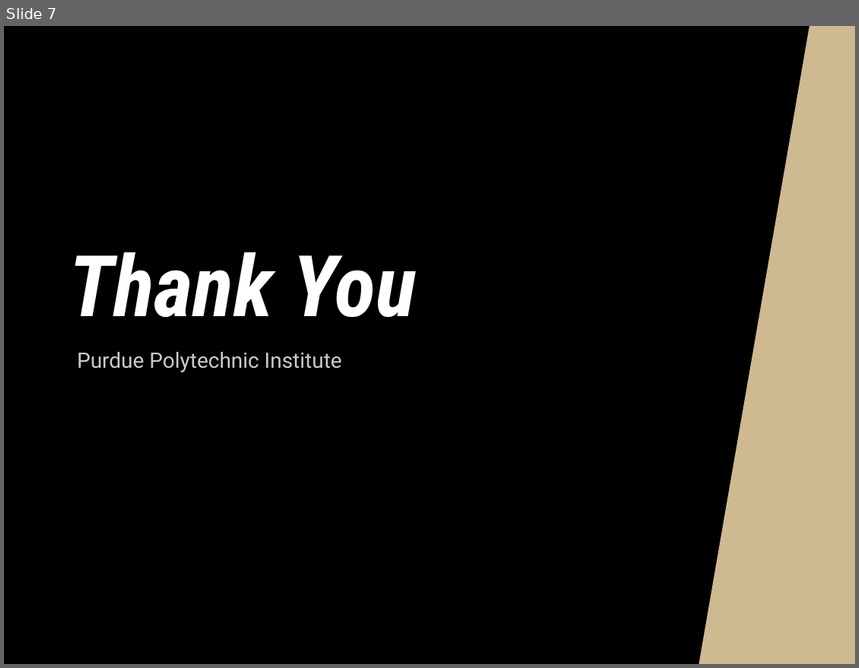
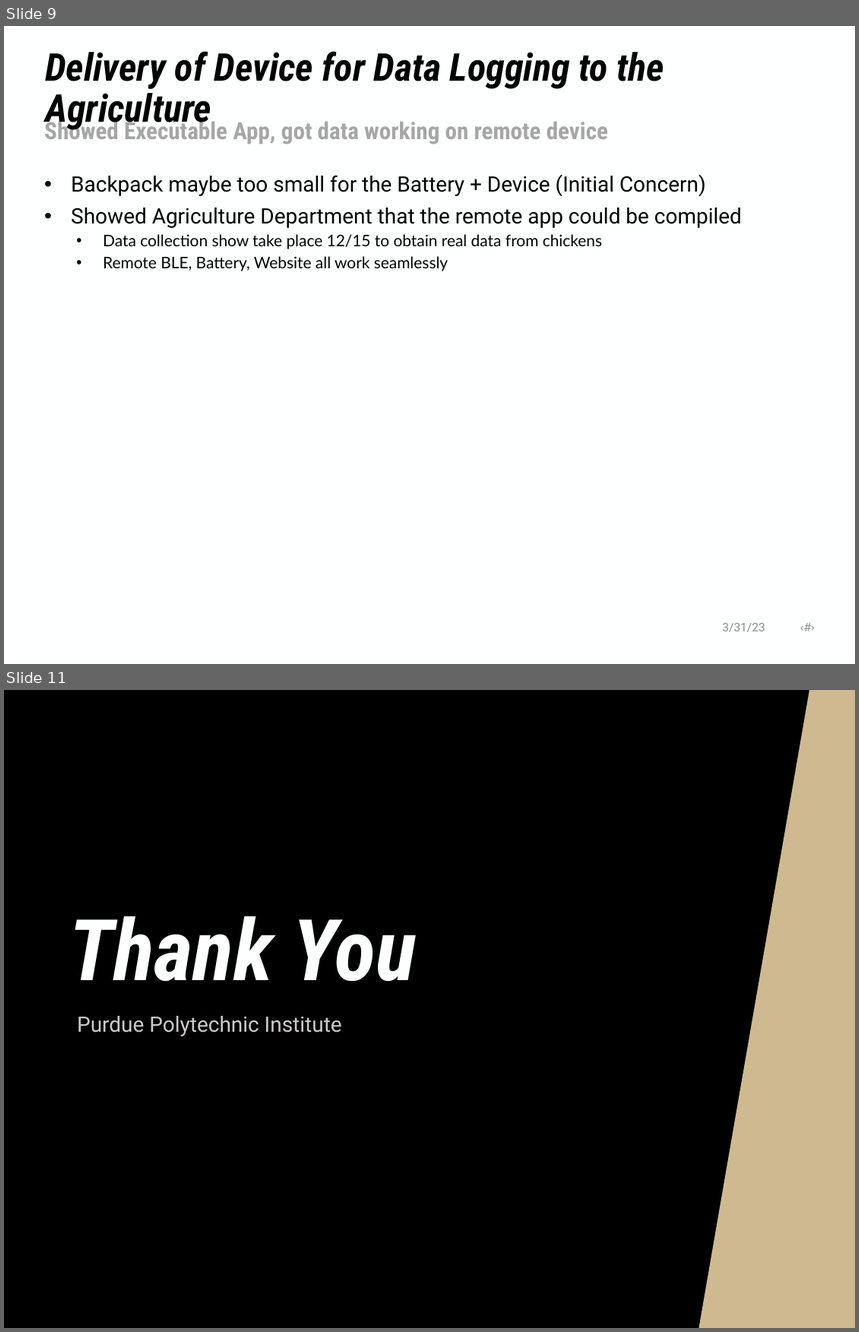
Before and after one commit to NHuang58/Biomedical_Device_PCB, a slide deck: Documentation/Slides/Week_16.pptx. Shown one above the other, each under a label of ours: slide 7 before the commit, slides 9 and 11 after it; the slides between them are not shown. The pictures are 859x668 and 859x1332 pixels, drawn with LibreOffice and Linux fonts; fonts in the diff are those of the drawing; background and template pictures are left out. Boxes give left, top, right and bottom in pixels: in the first picture for what was removed or moved away, otherwise in the second. Text is boxed around its words. In the diff, an @@ line names an element or a change of style, - is before the commit and + after.

```diff
--- a/Documentation/Slides/Week_16.pptx
+++ b/Documentation/Slides/Week_16.pptx
@@ slide 9 added at (4, 26, 855, 664), background #FEFFFF @@
@@ title added at (45, 51, 664, 131), 32.4 pt, text #000000, bold, italic @@
+Delivery of Device for Data Logging to the Agriculture
@@ text added at (44, 118, 608, 145), 20 pt, text #A6A6A6, bold @@
+Showed Executable App, got data working on remote device
@@ text added at (71, 174, 742, 271), 18 pt, text #000000 @@
+• Backpack maybe too small for the Battery + Device (Initial Concern)
+• Showed Agriculture Department that the remote app could be compiled
+  • Data collection show take place 12/15 to obtain real data from chickens
+  • Remote BLE, Battery, Website all work seamlessly
@@ text added at (722, 623, 765, 632), 10 pt, text #8C8C8C @@
+3/31/23 ‹#›
@@ what was slide 7 is now slide 11 @@
```
Also in this commit, not shown: 4 slides changed, 4 other slides added, 1 slide removed, 5 other files.
